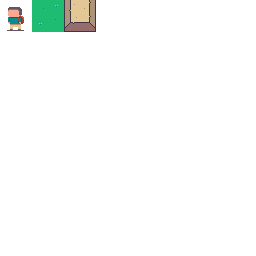
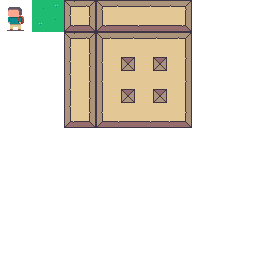
Two versions of the same layered image (256 x 256). Layer-by-layer changes:
renamed "Outline" to "Outline copy 4", painted on it over (64, 0, 192, 128)
removed layer "Wall" (2nd of 2, in "Wall") from group "Wall" over (65, 0, 95, 31)
